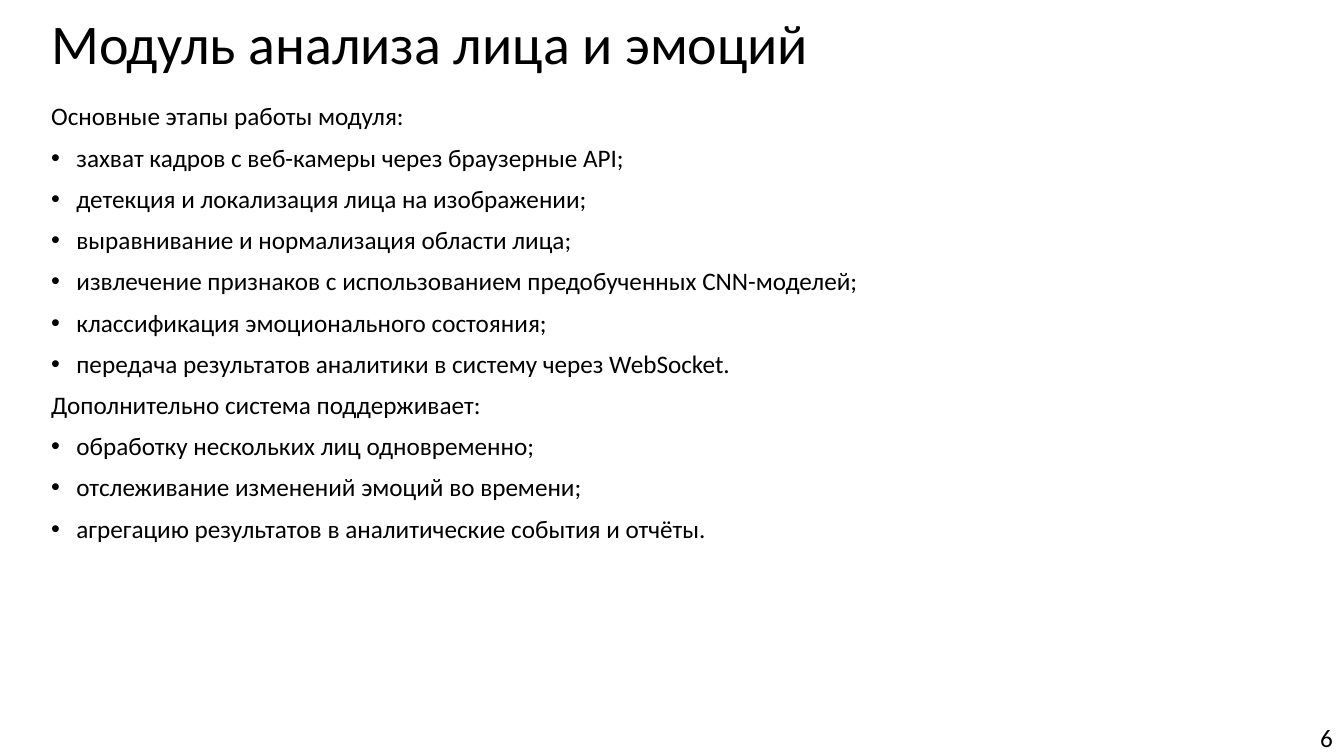
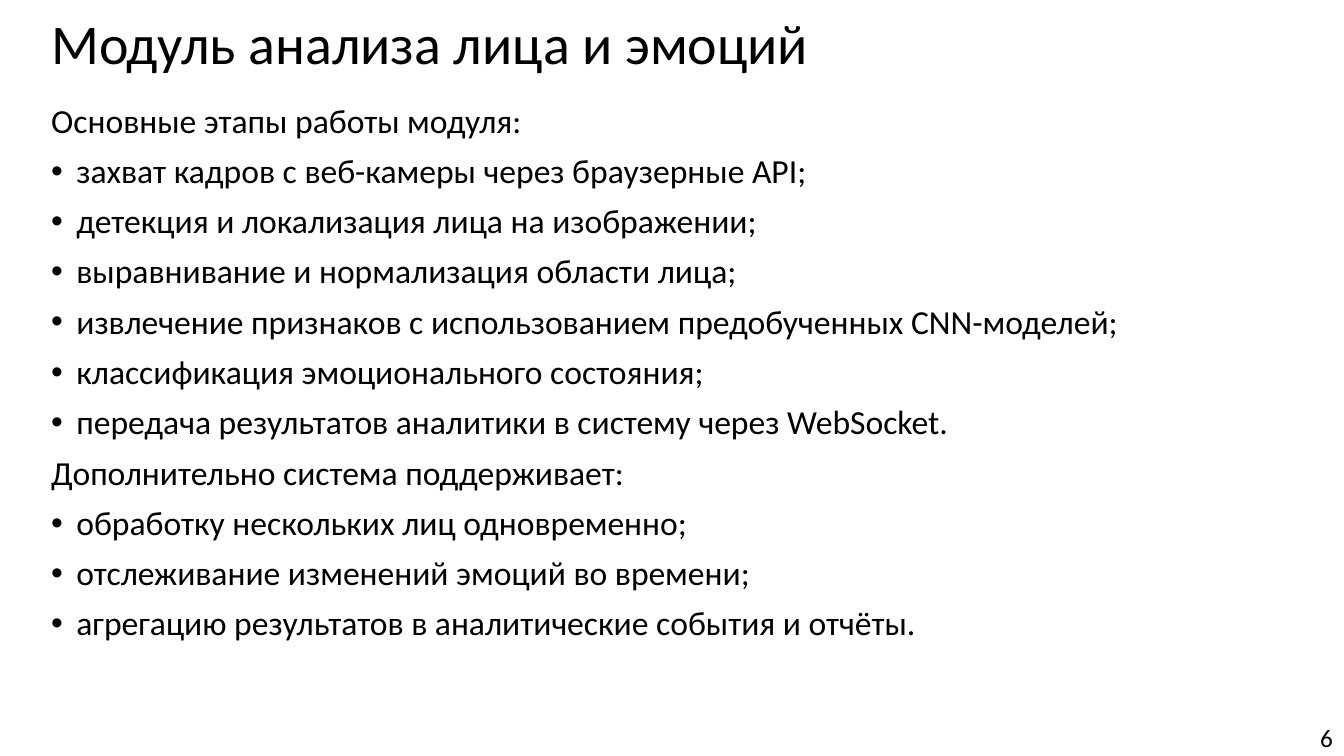
Before and after one commit to Hetsunya/diplom, a slide deck: slide 6 of вкр/практика/презентация по_преддипломной_практике_Демьянцев_Виталий_Владиславович_606_22.pptx. Drawn at 1344x756 pixels with LibreOffice and Linux fonts; fonts in the diff are those of the drawing. Boxes give left, top, right and bottom in pixels: in the first picture for what was removed or moved away, otherwise in the second. Text is boxed around its words. In the diff, an @@ line names an element or a change of style, - is before the commit and + after.

```diff
--- a/вкр/практика/презентация по_преддипломной_практике_Демьянцев_Виталий_Владиславович_606_22.pptx
+++ b/вкр/практика/презентация по_преддипломной_практике_Демьянцев_Виталий_Владиславович_606_22.pptx
@@ text "Основные этапы работы модуля:" at [51,110,1118,641]: size 18 to 24 pt @@
```
Also in this commit, not shown: 5 other slides changed, 3 other files.
